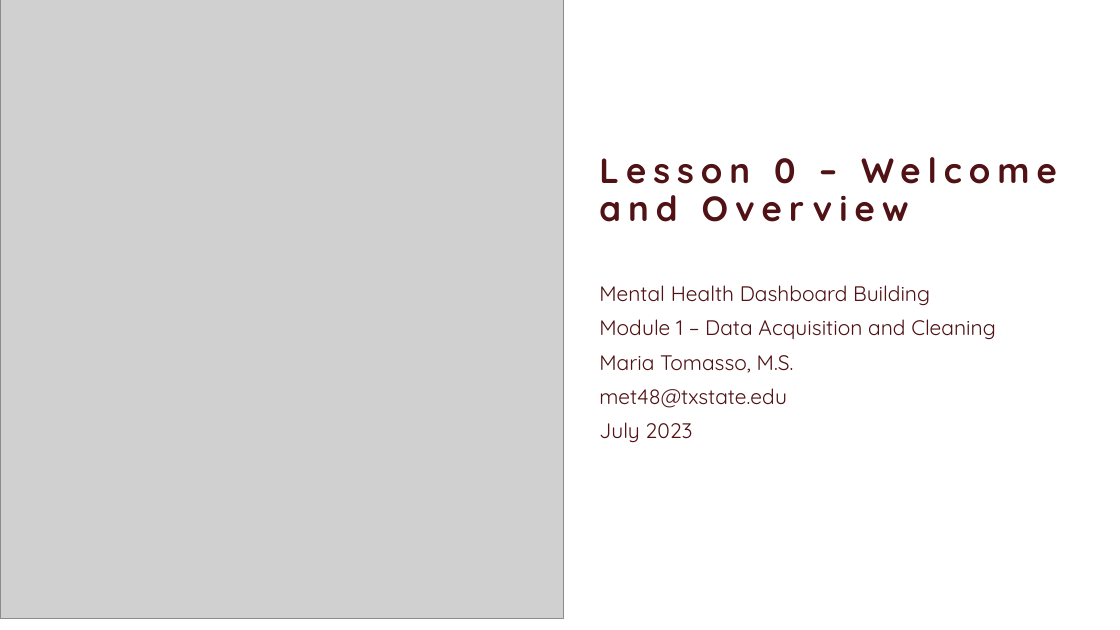
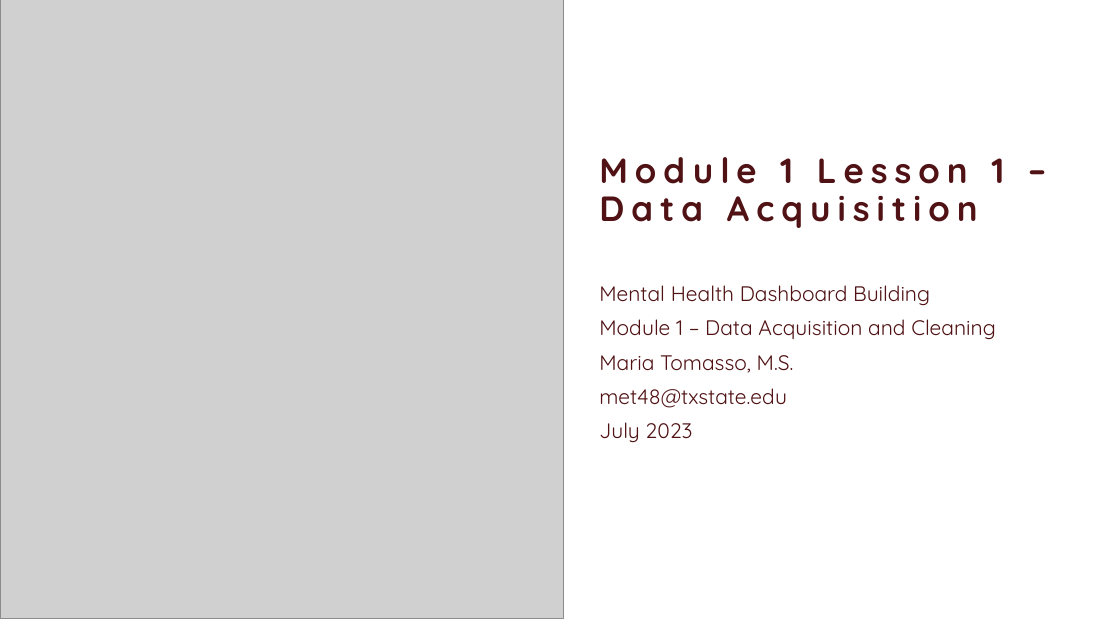
Before and after one commit to MariaElise-T/MH_Dashboard_Tutorial, a slide deck: slide 1 of Formatted Slides/Module1_Video1.pptx. Drawn at 1120x630 pixels with LibreOffice and Linux fonts; fonts in the diff are those of the drawing; grey boxes stand for pictures; background and template pictures are left out. Boxes give left, top, right and bottom in pixels: in the first picture for what was removed or moved away, otherwise in the second. Text is boxed around its words. In the diff, an @@ line names an element or a change of style, - is before the commit and + after.

```diff
--- a/Formatted Slides/Module1_Video1.pptx
+++ b/Formatted Slides/Module1_Video1.pptx
@@ title at <box>599,157,1005,228</box>: text changed @@
-Lesson 0 – Welcome and Overview
+Module 1 Lesson 1 – Data Acquisition
```
Also in this commit, not shown: 2 other slides changed, 9 slides added, 9 other files.
